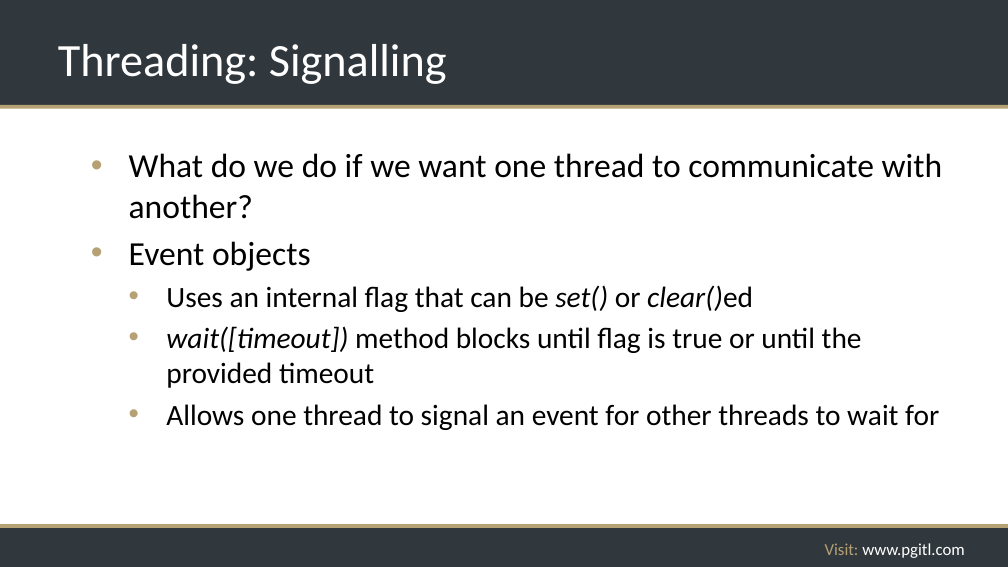
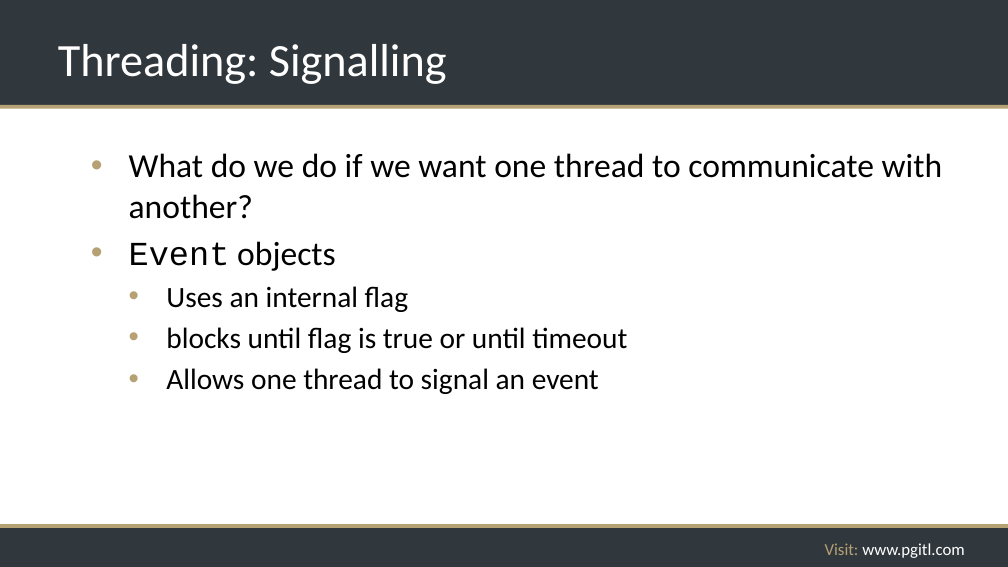
Before and after one commit to rikkouri/project-a, a slide deck: slide 167 of Programming Foundations.pptx (slide 165 before the commit). Drawn at 1008x567 pixels with LibreOffice and Linux fonts; fonts in the diff are those of the drawing; background and template pictures are left out. Boxes give left, top, right and bottom in pixels: in the first picture for what was removed or moved away, otherwise in the second. Text is boxed around its words. In the diff, an @@ line names an element or a change of style, - is before the commit and + after.

```diff
--- a/Programming Foundations.pptx
+++ b/Programming Foundations.pptx
@@ text at [129, 241, 336, 271]: font Calibri to Courier New in "Event" @@
@@ text at [166, 286, 627, 394]: text changed @@
-  • Uses an internal flag that can be set() or clear()ed
-  • wait([timeout]) method blocks until flag is true or until the provided timeout
-  • Allows one thread to signal an event for other threads to wait for
+  • Uses an internal flag
+  • blocks until flag is true or until timeout
+  • Allows one thread to signal an event
```
Also in this commit, not shown: 14 other slides changed, 6 slides added, 4 slides removed, 3 other files.
